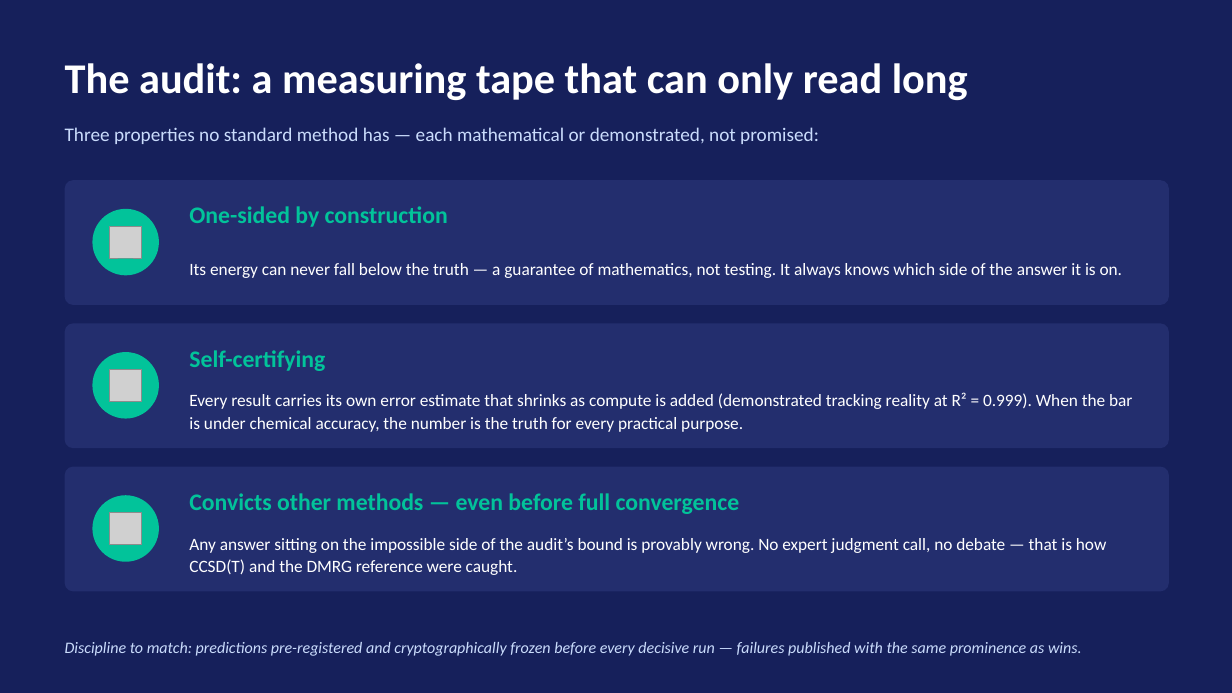
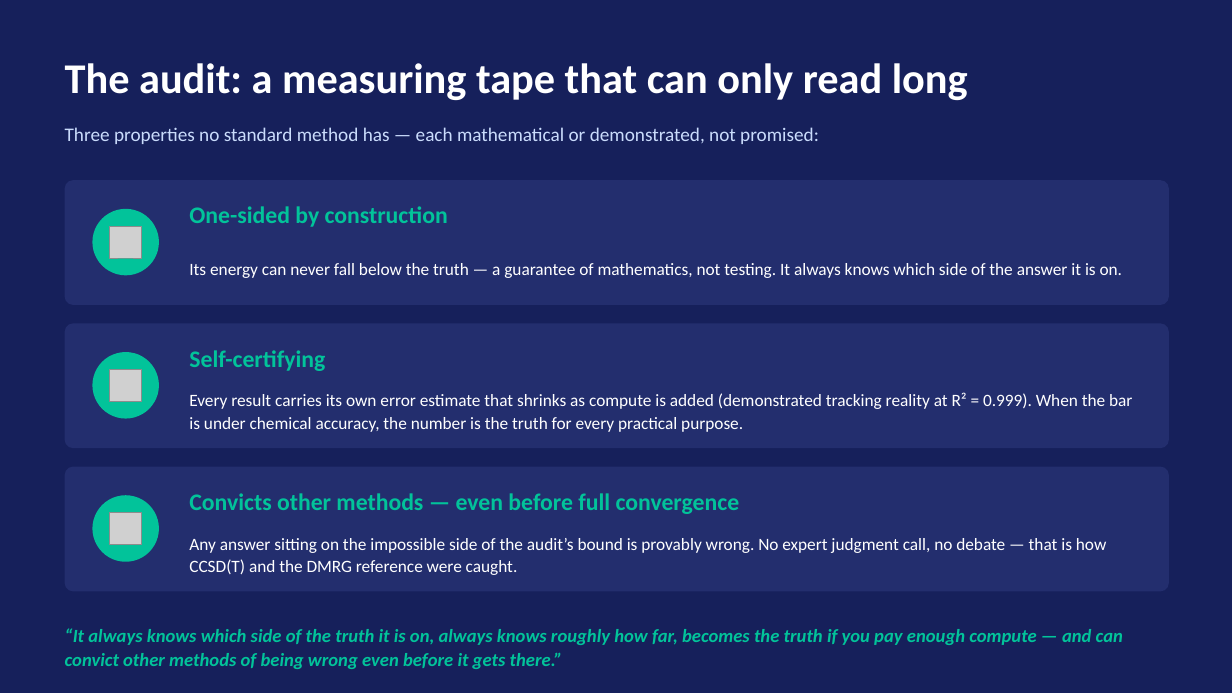
Before and after one commit to christianmetzl/potomac_advancedmaterials, a slide deck: slide 3 of docs/MATGENQ_Audit_CxO.pptx. Drawn at 1232x693 pixels with LibreOffice and Linux fonts; fonts in the diff are those of the drawing; grey boxes stand for pictures. Boxes give left, top, right and bottom in pixels: in the first picture for what was removed or moved away, otherwise in the second. Text is boxed around its words. In the diff, an @@ line names an element or a change of style, - is before the commit and + after.

```diff
--- a/docs/MATGENQ_Audit_CxO.pptx
+++ b/docs/MATGENQ_Audit_CxO.pptx
@@ text at [65,628,1123,669]: text changed; size 12.5 to 14.5 pt; text colour #CADCFC to #02C39A; bold on @@
-Discipline to match: predictions pre-registered and cryptographically frozen before every decisive run — failures published with the same prominence as wins.
+“It always knows which side of the truth it is on, always knows roughly how far, becomes the truth if you pay enough compute — and can convict other methods of being wrong even before it gets there.”
```
Also in this commit, not shown: 1 other slide changed.
